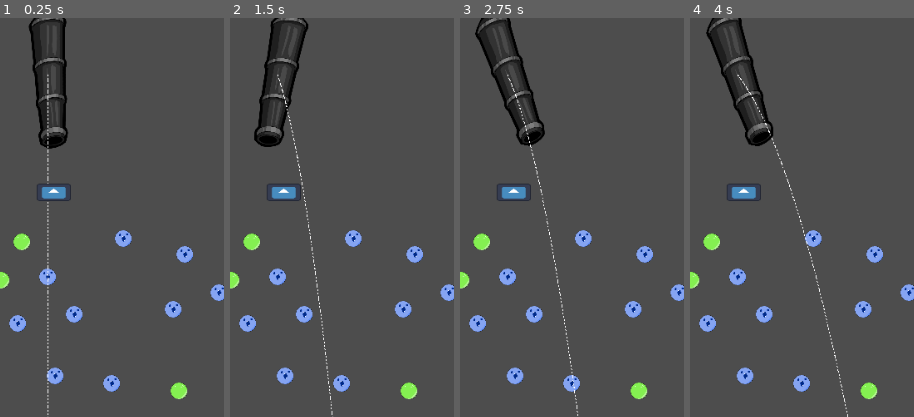
Above: before the commit, frames 1-4 (left to right).
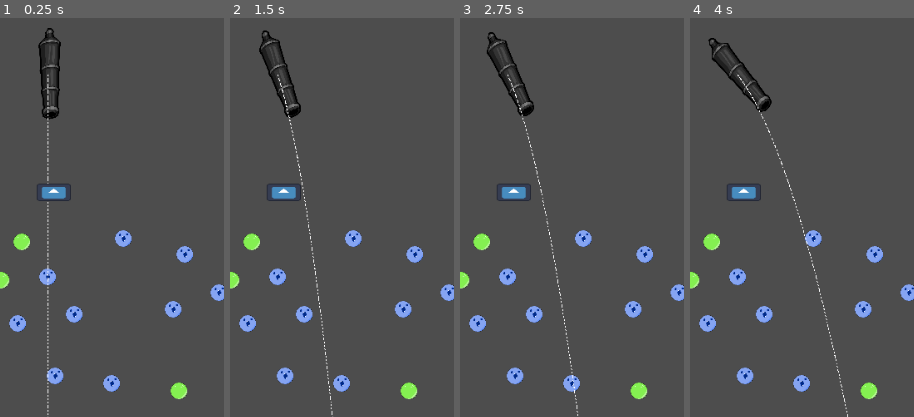
Above: after the commit, the same moments.

Repository: teachermanjeff/physics2025
Game: Godot game, scene res://playtest.tscn
The game is run twice, just before and just after one commit, with the same random seed, the same clock (stepped at 60 frames per second) and the same inputs. The project has no main scene, so this scene is started directly. The engine's default icon, where the game draws it, is replaced by a stand-in: a white triangle on a blue panel in a dark square.
Inputs (mouse positions are % of the whole screen's width and height, from its top left):
- Up to frame 1 (0.25 s): no input
- Up to frame 2 (1.5 s): tap Enter at 0.5 s; move the mouse to (72, 45) at 0.52 s; hold D (right) 0.53-1.28 s; move the mouse to (30, 55) at 1.27 s; hold A (left) from 1.28 s (still down)
- Up to frame 3 (2.75 s): move the mouse to (60, 28) at 2.02 s; release A (left) at 2.03 s; hold D (right) from 2.03 s (still down)
- Up to frame 4 (4 s): move the mouse to (45, 70) at 2.77 s; move the mouse to (80, 65) at 3.52 s; release D (right) at 3.53 s; hold A (left) from 3.53 s (still down)
The pictures show only the part of the screen within x 36-86%, y 0-50%; the shares and areas given below are measured in that part.

The runs differ from the first frame. In frame 1, 3.1% of the frame differs, in the area x 12-31%, y 0-33%; in frame 2, 3.6%, in the area x 10-35%, y 0-33%; in frame 3, 3.1%; in frame 4, 3.2%.

Commit message:
fixed the cannon so it works with touchscreen

Diff:
--- a/bouncegame/globals.gd
+++ b/bouncegame/globals.gd
@@ -1,6 +1,6 @@
 extends Node
 var x_aim = 0
-func _process(delta: float) -> void:
+func _process(_delta: float) -> void:
 	if Input.is_action_pressed("left"):
 		if x_aim > -1000:
 			x_aim -= 10
--- a/bouncegame/playtest.tscn
+++ b/bouncegame/playtest.tscn
@@ -5,10 +5,8 @@
 [ext_resource type="AudioStream" uid="uid://b0nuod5oydjfv" path="res://sounds/canonfire.wav" id="3_jbd3l"]
 [ext_resource type="PackedScene" uid="uid://dmn7jrij4glg6" path="res://hud.tscn" id="3_l4ynd"]
 [ext_resource type="PackedScene" uid="uid://c8avvf011ar03" path="res://bottom.tscn" id="4_l4ynd"]
-
 [ext_resource type="Script" uid="uid://c5vhdgmrnjhee" path="res://rotator.gd" id="5_jbd3l"]
 [ext_resource type="PackedScene" uid="uid://b6ni4splladpr" path="res://block.tscn" id="7_x201r"]
-
 
 [sub_resource type="RectangleShape2D" id="RectangleShape2D_e2qus"]
 size = Vector2(20, 972)
@@ -20,6 +18,7 @@
 
 [node name="cannon" parent="." instance=ExtResource("3_2iy5o")]
 position = Vector2(2, 1)
+scale = Vector2(0.6, 0.6)
 
 [node name="HUD" parent="cannon" instance=ExtResource("3_l4ynd")]
 
@@ -116,20 +115,20 @@
 [node name="normal_peg23" parent="." instance=ExtResource("7_x201r")]
 position = Vector2(6, 141)
 
-[node name="TouchScreenButton" type="TouchScreenButton" parent="."]
+[node name="right button" type="TouchScreenButton" parent="."]
 position = Vector2(-198, 268)
 scale = Vector2(20, 20)
 shape = SubResource("RectangleShape2D_x201r")
 action = "left"
 
-[node name="TouchScreenButton2" type="TouchScreenButton" parent="."]
+[node name="left button" type="TouchScreenButton" parent="."]
 position = Vector2(205, 266)
 scale = Vector2(20, 20)
 shape = SubResource("RectangleShape2D_x201r")
 action = "right"
 
-[node name="TouchScreenButton3" type="TouchScreenButton" parent="."]
-position = Vector2(24, 675)
+[node name="shoot button" type="TouchScreenButton" parent="."]
+position = Vector2(4, 700)
 scale = Vector2(20, 20)
 shape = SubResource("RectangleShape2D_x201r")
 action = "shoot"
--- a/bouncegame/project.godot
+++ b/bouncegame/project.godot
@@ -25,7 +25,7 @@
 
 [input]
 
-Shoot={
+shoot={
 "deadzone": 0.2,
 "events": [Object(InputEventKey,"resource_local_to_scene":false,"resource_name":"","device":-1,"window_id":0,"alt_press …(195 unchanged characters)…
 , Object(InputEventKey,"resource_local_to_scene":false,"resource_name":"","device":-1,"window_id":0,"alt_pressed":false …(182 unchanged characters)…
--- a/bouncegame/static_body_2d.gd
+++ b/bouncegame/static_body_2d.gd
@@ -1,12 +1,16 @@
 extends StaticBody2D
 @onready var bottom_node = $"../bottom"
+var y_aim: int
+var aim_pos: Vector2
 
 
 var projectile = preload("res://ball.tscn")
 func _process(delta):
 	var HUD_node = get_node("HUD")
-	look_at(get_global_mouse_position())
-	if Input.is_action_just_pressed("Shoot") and bottom_node.is_shooting == false and HUD_node.lives > 0:
+	y_aim = (sqrt(1000000-(globals.x_aim)**2))
+	aim_pos = Vector2(globals.x_aim,y_aim)
+	look_at(aim_pos)
+	if Input.is_action_just_pressed("shoot") and bottom_node.is_shooting == false and HUD_node.lives > 0:
 		$cannonsound.play()
 		var new_projectile = projectile.instantiate()
 		get_parent().add_child(new_projectile)
